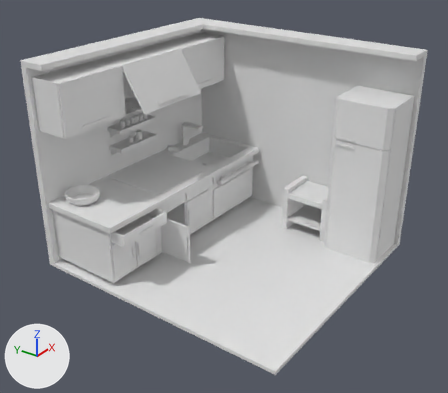
The Blender file kitchen.blend, before and after one commit.
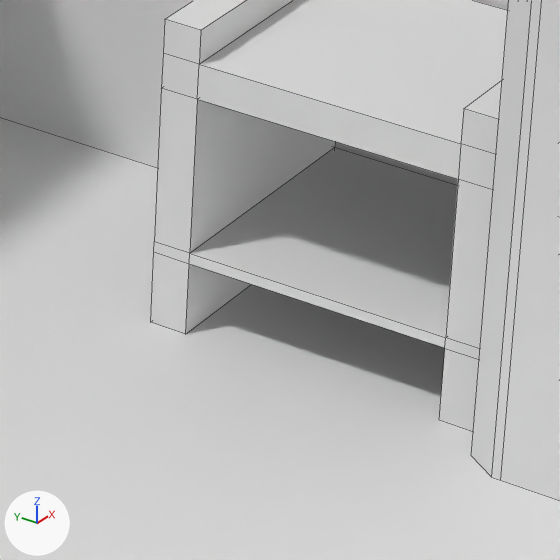
The first picture shows the older version from a camera (50 mm lens) standing at (-4.08, -2.76, 3.05) and looking at (-0.19, 0.11, 0.67). The close-ups show both versions on the part from 58% to 75% of the width and 47% to 66% of the height of that picture; other places that the commit changed are outside them. The axes (+X, +Y, +Z) are drawn at lower left. The lights are the same throughout. The close-ups show mesh edges as thin lines.

Names of what the first close-up shows: 'mini shelf', 'refregerator', 'room'.
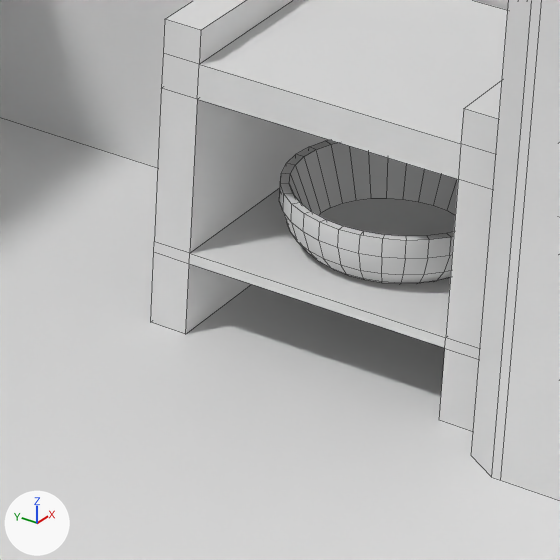
The change, as a list of edits to the scene's bpy script:
```text
Add ob_cylinder_015:
    ob_cylinder_015 = bpy.data.objects.new('Cylinder.015', me_cylinder_015.copy())  # the mesh of ob_cylinder_014
    ob_cylinder_015.location = (0.799, -0.253, 0.182)
    ob_cylinder_015.scale = (1.0, 1.0, 1.09)
```

What differs and where, as boxes (x1, y1, x2, y2) in the close-ups (560 x 560 px):
'Cylinder.015', added
    after: (279, 140, 458, 284)
